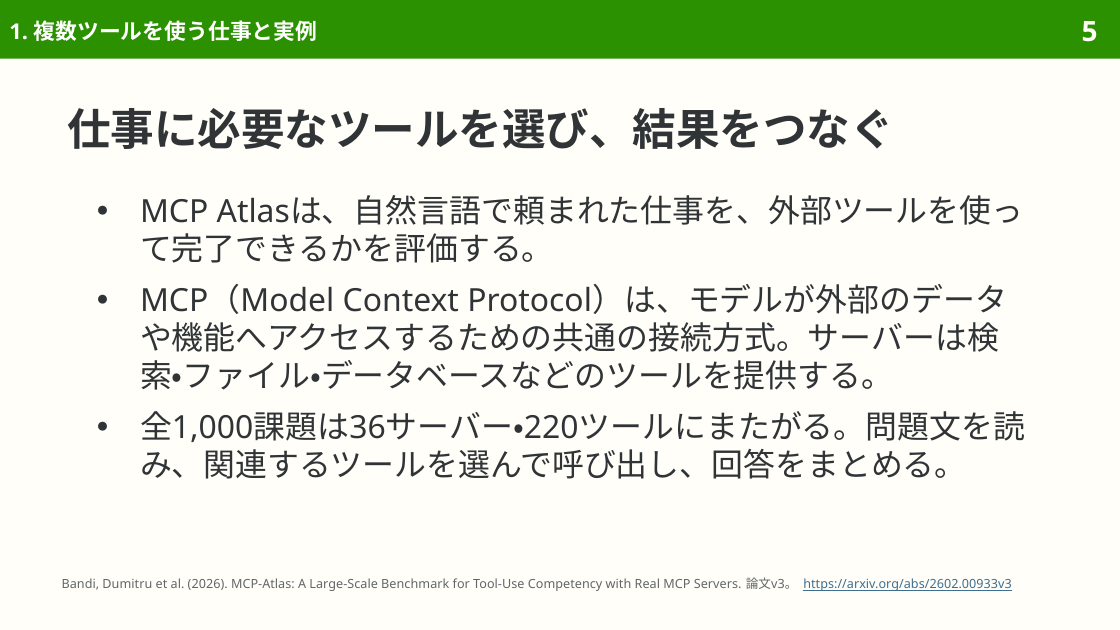
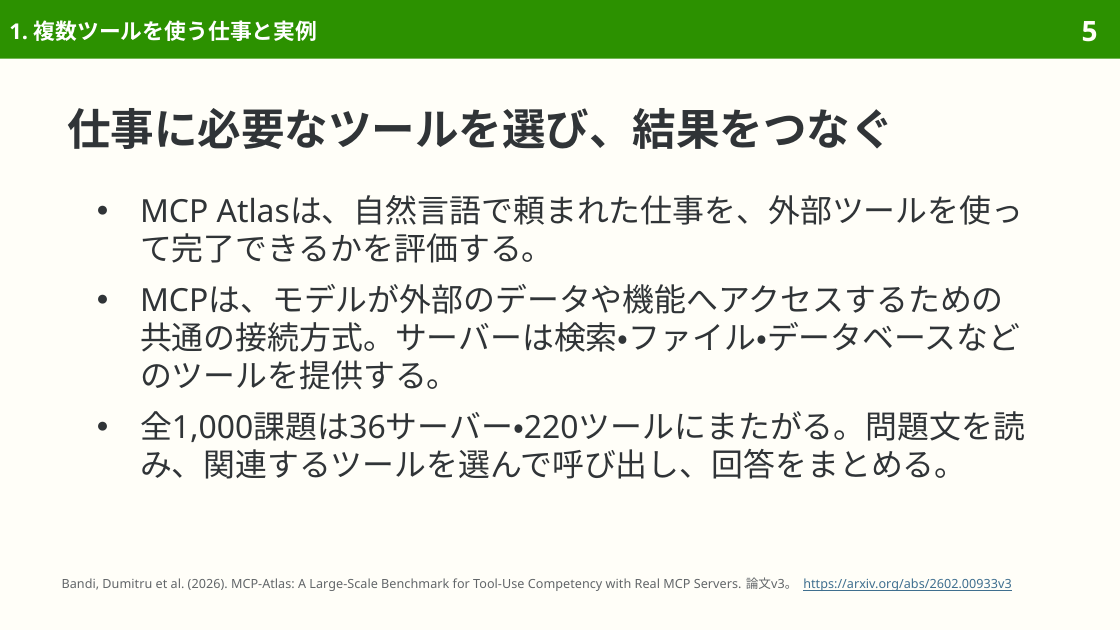
Before and after one commit to sasakiy84/datasets-in-10-minutes, a slide deck: slide 5 of slides/datasets-in-10-minutes-mcp-atlas.pptx. Drawn at 1120x630 pixels with LibreOffice and Linux fonts; fonts in the diff are those of the drawing. Boxes give left, top, right and bottom in pixels: in the first picture for what was removed or moved away, otherwise in the second. Text is boxed around its words. In the diff, an @@ line names an element or a change of style, - is before the commit and + after.

```diff
--- a/slides/datasets-in-10-minutes-mcp-atlas.pptx
+++ b/slides/datasets-in-10-minutes-mcp-atlas.pptx
@@ text at [140, 284, 1021, 390]: text changed @@
-● MCP（Model Context Protocol）は、モデルが外部のデータや機能へアクセスするための共通の接続方式。サーバーは検索・ファイル・データベースなどのツールを提供する。
+● MCPは、モデルが外部のデータや機能へアクセスするための共通の接続方式。サーバーは検索・ファイル・データベースなどのツールを提供する。
```
Also in this commit, not shown: 1 other slide changed, 5 other files.
